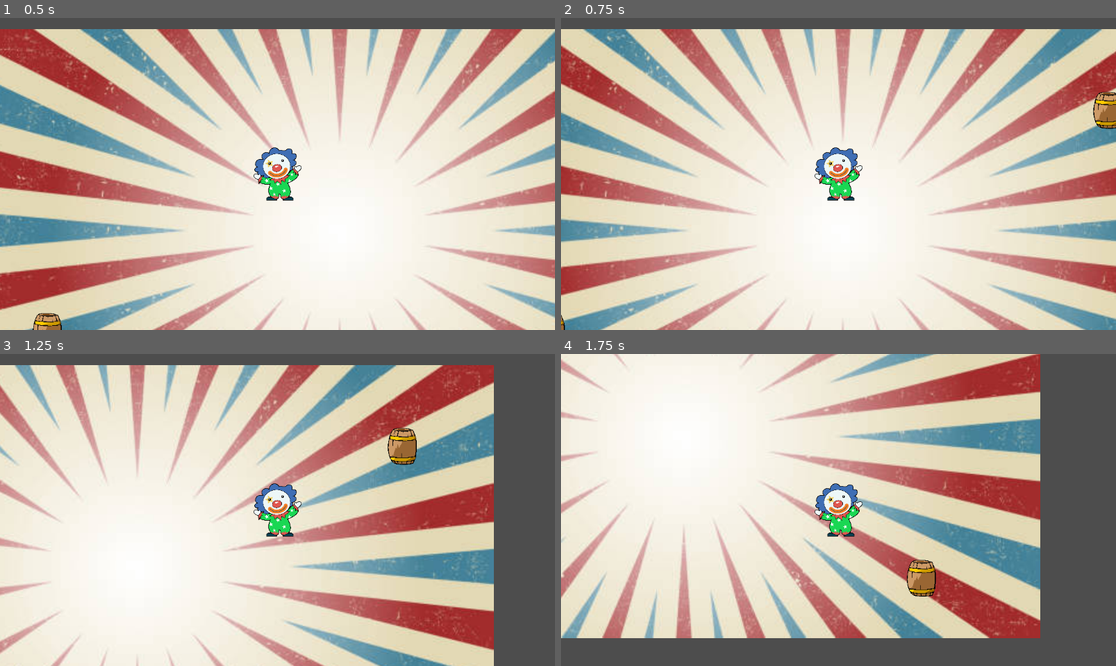
Above: before the commit, frames 1-4 (two rows, left to right).
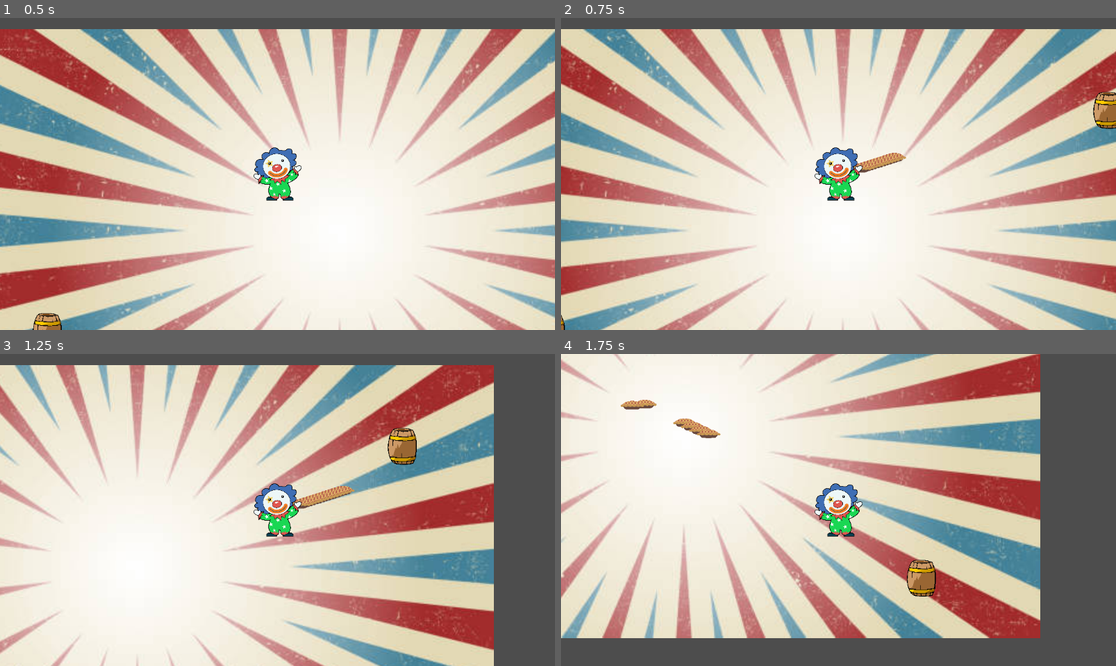
Above: after the commit, the same moments.

Repository: dillpret/ggj2024
Game: Godot game, scene res://game.tscn
Same seed, same stepped clock (60 frames per second), same inputs: the game is played once before the commit and once after it.
Inputs (mouse positions are in pixels of both pictures, inside the frame that each line leads up to):
- Up to frame 1 (0.5 s): no input
- Up to frame 2 (0.75 s): tap Enter at 0.5 s; move the mouse to (960, 158) at 0.52 s; press the mouse at (960, 158) at 0.53 s; hold D (move_right) from 0.53 s (still down)
- Up to frame 3 (1.25 s): keep holding D (move_right)
- Up to frame 4 (1.75 s): move the mouse to (727, 525) at 1.27 s; release D (move_right) at 1.28 s; release the mouse at (727, 525) at 1.28 s; hold S (move_down) from 1.28 s (still down); click (727, 525) at 1.35 s

Frame 1 is identical in both runs. In frame 2, 0.3% of the frame differs, in the area x 52-63%, y 43-50%; in frame 3, 0.3%; in frame 4, 0.4%, in the area x 10-29%, y 14-28%.

Commit message:
feat: fix throwing of pies

Diff:
--- a/player.gd
+++ b/player.gd
@@ -1,6 +1,8 @@
 extends CharacterBody2D
 
 const SPEED = 600
+const PLAYER_PIE = preload("res://player_pie.tscn")
+@export var throw_speed: float = 1000
 
 func _physics_process(delta):
 	var direction = Input.get_vector("move_left", "move_right", "move_up", "move_down")
@@ -8,12 +10,14 @@
 	move_and_slide()
 
 func throw():
-	const PLAYER_PIE = preload("res://player_pie.tscn")
 	var new_pie = PLAYER_PIE.instantiate()
-	new_pie.global_position = %ThrowPoint.global_position
-	new_pie.global_scale = Vector2(1,1)
-	#new_pie.global_rotation = %ThrowPoint
-	%ThrowPoint.add_child(new_pie)
+	var mouse_pos = get_global_mouse_position()
+	var player_pos = global_position
+	var angle_to_mouse = player_pos.angle_to_point(mouse_pos)
+	var rotation_vector = Vector2.from_angle(angle_to_mouse)
+	owner.add_child(new_pie)
+	new_pie.transform = %ThrowPoint.global_transform
+	new_pie.velocity = rotation_vector.normalized() * throw_speed
 
 func _process(delta):
 	if Input.is_action_pressed("throw_pie"):
--- a/player_pie.gd
+++ b/player_pie.gd
@@ -3,20 +3,22 @@
 const SPEED = 1000
 const RANGE = 1200
 
+@export var velocity = 1000
+
 var travelled_distance = 0
+var initial_position: Vector2
 
 func _physics_process(delta):
-	var direction = Vector2.UP.rotated(rotation)
-	position += direction * SPEED * delta
-	travelled_distance += SPEED * delta
+	transform.origin += velocity * delta
 
-	if travelled_distance > RANGE:
+	if (transform.origin - initial_position).length() >= RANGE:
 		queue_free()
 
-
+func _init():
+	initial_position = transform.origin
 
 func _on_body_entered(body):
-	queue_free()
-
 	if body.has_method("take_hit"):
 		body.take_hit()
+
+	queue_free()
